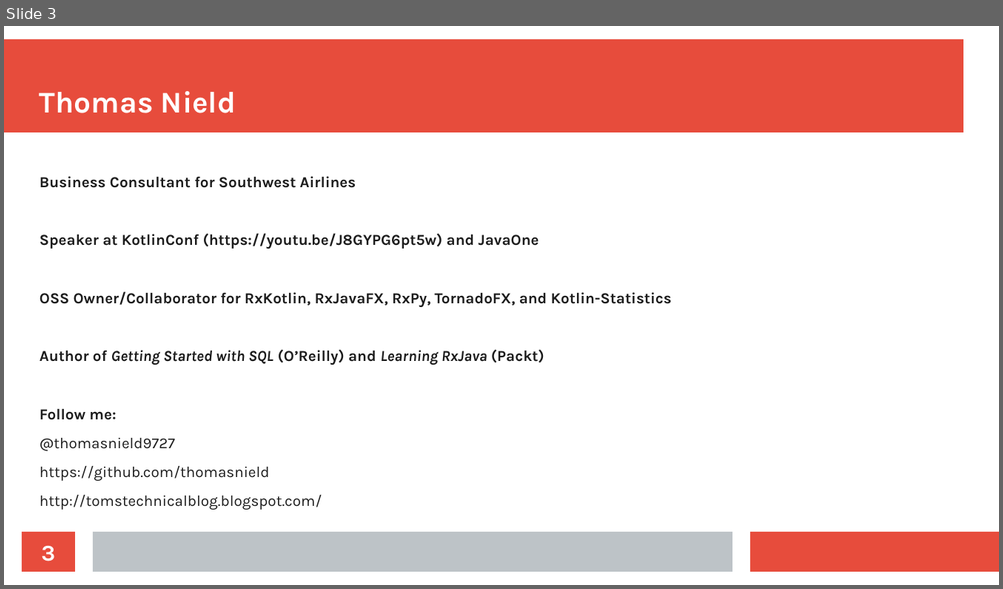
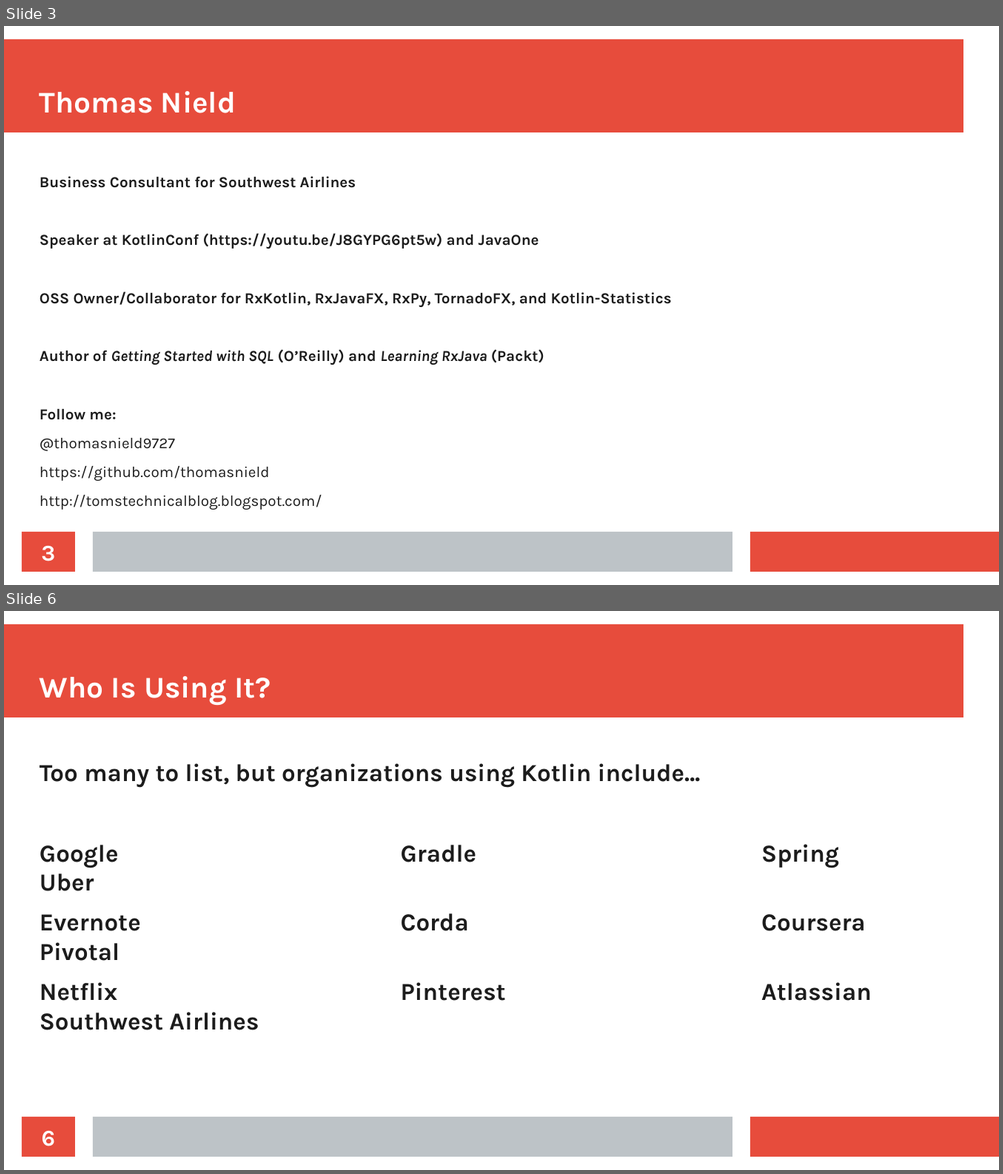
Before and after one commit to thomasnield/kotlin_for_java_devs_talk, a slide deck: slides.odp. Shown one above the other, each under a label of ours: slide 3 before the commit, slides 3 and 6 after it; the slides between them are not shown. The pictures are 1003x589 and 1003x1174 pixels, drawn with LibreOffice and Linux fonts; fonts in the diff are those of the drawing. Boxes give left, top, right and bottom in pixels: in the first picture for what was removed or moved away, otherwise in the second. Text is boxed around its words. In the diff, an @@ line names an element or a change of style, - is before the commit and + after.

```diff
--- a/slides.odp
+++ b/slides.odp
@@ slide 6 added at [4, 611, 999, 1170], background #FFFFFF; not listed: 3 template elements that a slide beside it also shows @@
@@ title added at [40, 676, 270, 705], 24 pt, text #FFFFFF, bold @@
+Who Is Using It?
@@ text added at [40, 763, 871, 1001], 19.5 pt, text #1C1C1C, bold @@
+Too many to list, but organizations using Kotlin include...
+Google Gradle Spring Uber
+Evernote Corda Coursera Pivotal
+Netflix Pinterest Atlassian Southwest Airlines
@@ page number added at [22, 1117, 75, 1157], fill #E74C3C, 18 pt, text #FFFFFF, bold @@
+6
```
Also in this commit, not shown: 1 slide changed, 2 other slides added, 27 other files.
